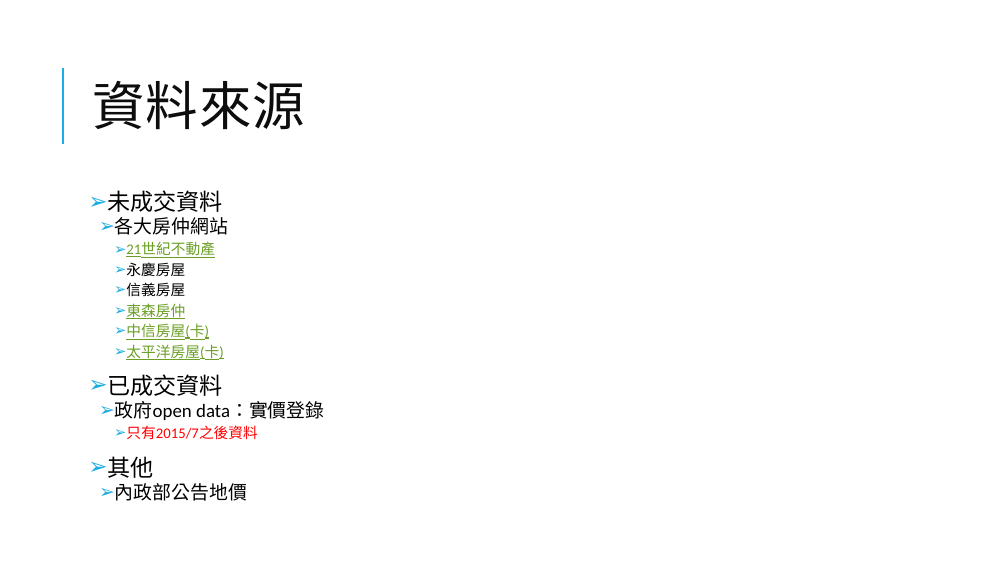
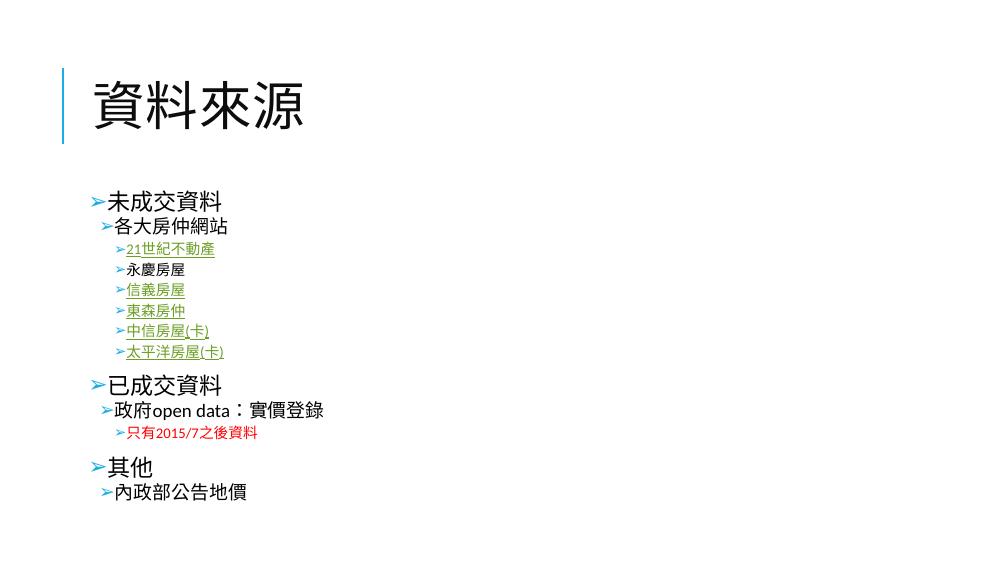
Before and after one commit to Pigfish/project, a slide deck: slide 5 of 房價預測-第二組.pptx. Drawn at 1008x567 pixels with LibreOffice and Linux fonts; fonts in the diff are those of the drawing. Boxes give left, top, right and bottom in pixels: in the first picture for what was removed or moved away, otherwise in the second. Text is boxed around its words. In the diff, an @@ line names an element or a change of style, - is before the commit and + after.

Commit message:
2015-08-11-討論後更改。

```diff
--- a/房價預測-第二組.pptx
+++ b/房價預測-第二組.pptx
@@ text at (126, 283, 185, 299): text colour #000000 to #6B9F25, underline on in "信義房屋" @@
```
